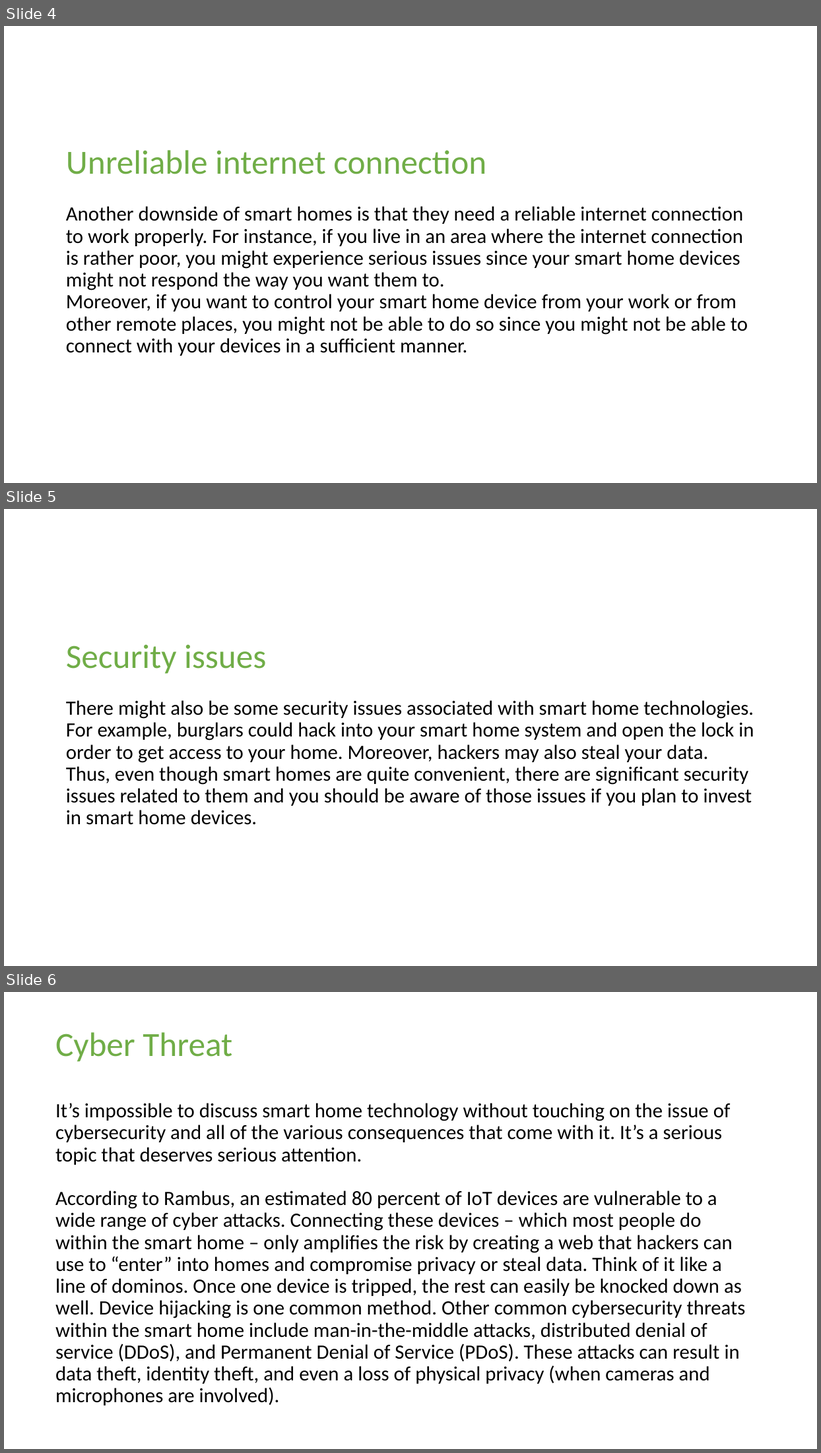
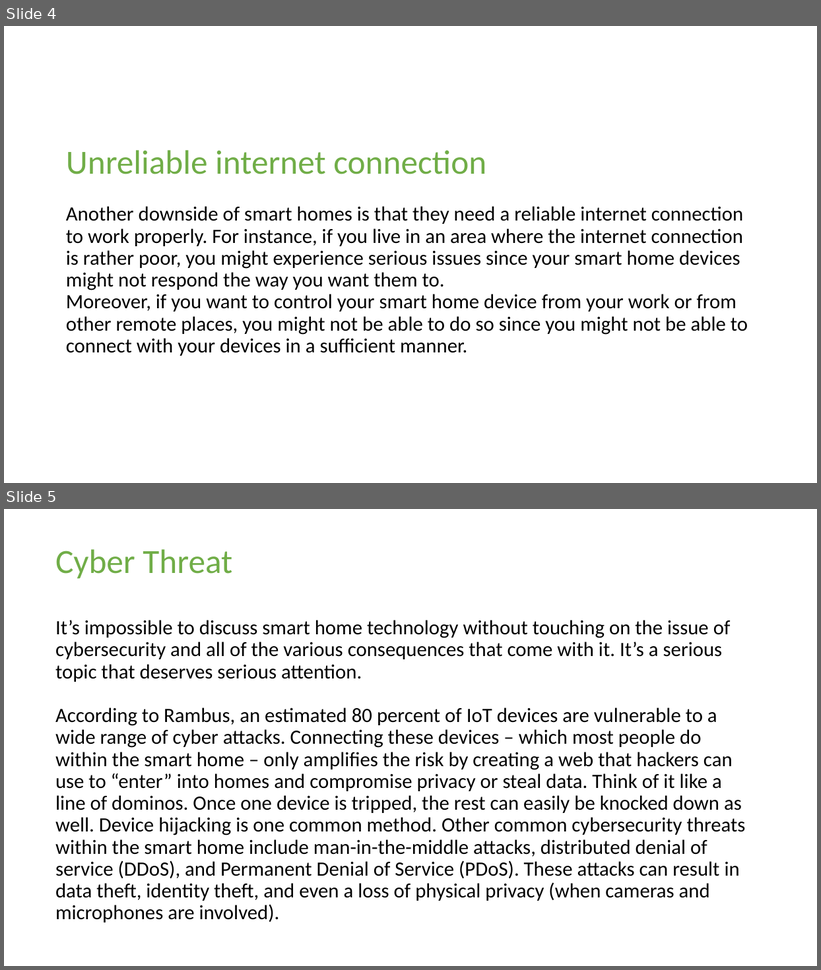
Before and after one commit to Asm-Nurussafa/Micro-Controller-group-project, a slide deck: Project 5/Smart home disadvantages and prototypes.pptx. Shown one above the other, each under a label of ours: slides 4, 5 and 6 before the commit, slides 4 and 5 after it. The pictures are 821x1453 and 821x970 pixels, drawn with LibreOffice and Linux fonts; fonts in the diff are those of the drawing. Boxes give left, top, right and bottom in pixels: in the first picture for what was removed or moved away, otherwise in the second. Text is boxed around its words. In the diff, an @@ line names an element or a change of style, - is before the commit and + after.

Commit message:
Smart home-ideas and scenarios

```diff
--- a/Project 5/Smart home disadvantages and prototypes.pptx
+++ b/Project 5/Smart home disadvantages and prototypes.pptx
@@ slide 5 removed at [4, 509, 817, 966], background #FFFFFF @@
@@ title removed at [66, 644, 754, 825] @@
-Security issues
-There might also be some security issues associated with smart home technologies. For example, burglars could hack into your smart home system and open the lock in order to get access to your home. Moreover, hackers may also steal your data.
-Thus, even though smart homes are quite convenient, there are significant security issues related to them and you should be aware of those issues if you plan to invest in smart home devices.
@@ what was slide 6 is now slide 5 @@
```
Also in this commit, not shown: 1 other slide removed, 1 other file.
